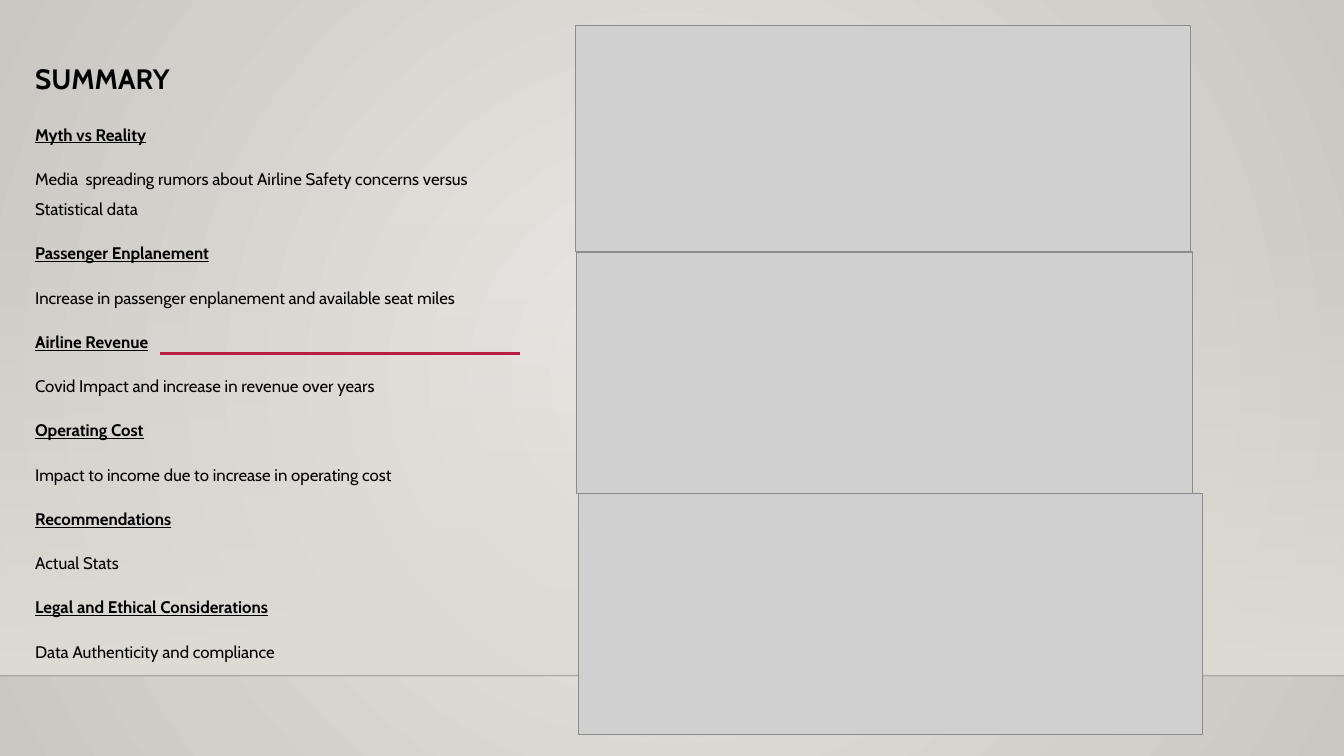
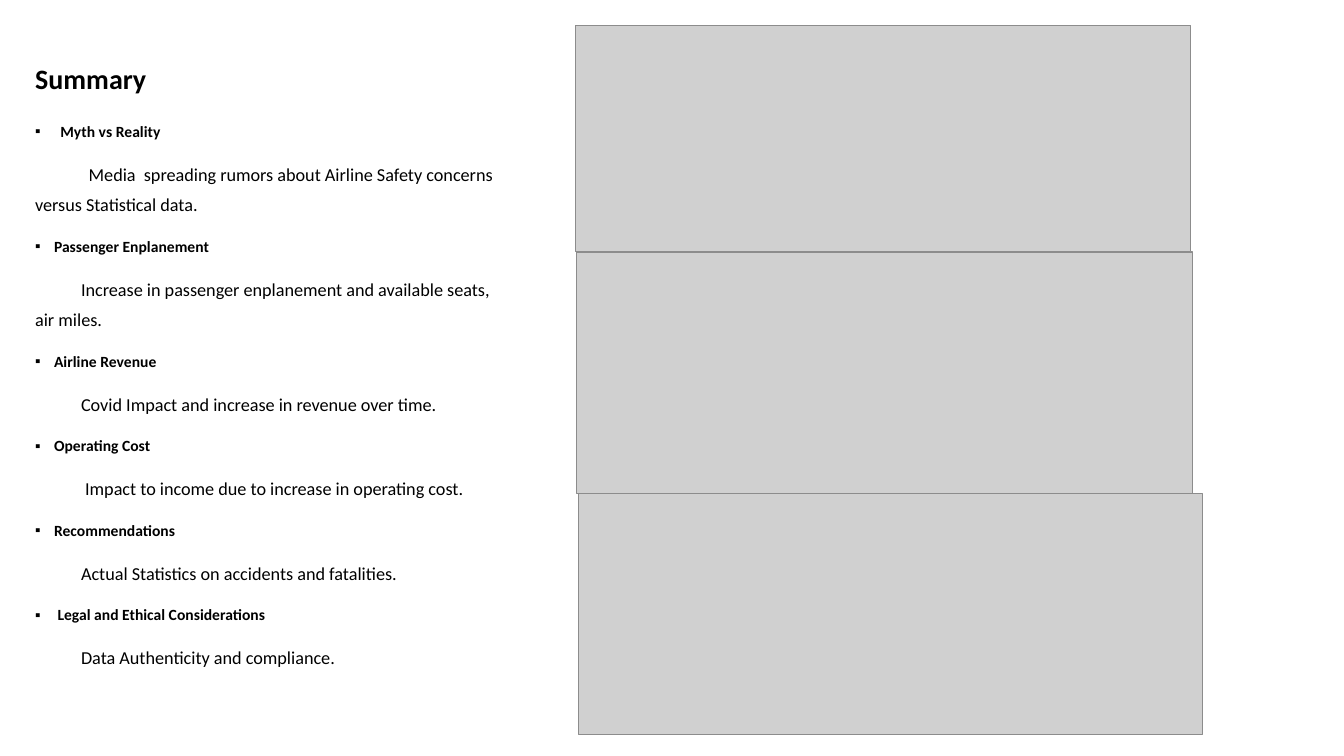
Before and after one commit to vjjampani/vjjampani, a slide deck: slide 2 of DSC-640/TermProject/Task-2/DSC640_Venkat Jagadeesh Jampani_Task2.pptx. Drawn at 1344x756 pixels with LibreOffice and Linux fonts; fonts in the diff are those of the drawing; grey boxes stand for pictures; background and template pictures are left out. Boxes give left, top, right and bottom in pixels: in the first picture for what was removed or moved away, otherwise in the second. Text is boxed around its words. In the diff, an @@ line names an element or a change of style, - is before the commit and + after.

```diff
--- a/DSC-640/TermProject/Task-2/DSC640_Venkat Jagadeesh Jampani_Task2.pptx
+++ b/DSC-640/TermProject/Task-2/DSC640_Venkat Jagadeesh Jampani_Task2.pptx
@@ background gradient #ECEAE7 to #CAC7C1 to #FFFFFF @@
@@ title at <box>35,70,146,94</box>: text changed; font Cabin to Calibri @@
-SUMMARY
+Summary
@@ text at <box>54,126,265,623</box>: size 12 to 11.1 pt, font Cabin to Calibri, underline off in "Myth vs Reality", "Passenger Enplanement", "Airline Revenue", "Operating Cost" and 2 more places; bullet none to ▪; line spacing 1.5 to 1.4 @@
@@ text at <box>35,168,492,211</box>: text changed; size 12 to 12.9 pt; font Cabin to Calibri @@
-Media spreading rumors about Airline Safety concerns versus Statistical data
+Media spreading rumors about Airline Safety concerns versus Statistical data.
@@ rectangle removed at <box>0,223,1344,676</box> @@
@@ text at <box>35,283,489,326</box>: text changed; size 12 to 12.9 pt; font Cabin to Calibri @@
-Increase in passenger enplanement and available seat miles
+Increase in passenger enplanement and available seats, air miles.
@@ line removed from (159, 354) to (520, 354) @@
@@ text at <box>81,398,436,414</box>: text changed; size 12 to 12.9 pt; font Cabin to Calibri @@
-Covid Impact and increase in revenue over years
+Covid Impact and increase in revenue over time.
@@ text at <box>85,482,463,498</box>: text changed; size 12 to 12.9 pt; font Cabin to Calibri @@
-Impact to income due to increase in operating cost
+Impact to income due to increase in operating cost.
@@ text at <box>81,567,397,580</box>: text changed; size 12 to 12.9 pt; font Cabin to Calibri @@
-Actual Stats
+Actual Statistics on accidents and fatalities.
@@ text at <box>81,651,335,667</box>: text changed; size 12 to 12.9 pt; font Cabin to Calibri @@
-Data Authenticity and compliance
+Data Authenticity and compliance.
@@ line removed from (0, 676) to (1344, 676) @@
```
Also in this commit, not shown: 11 other slides changed.
